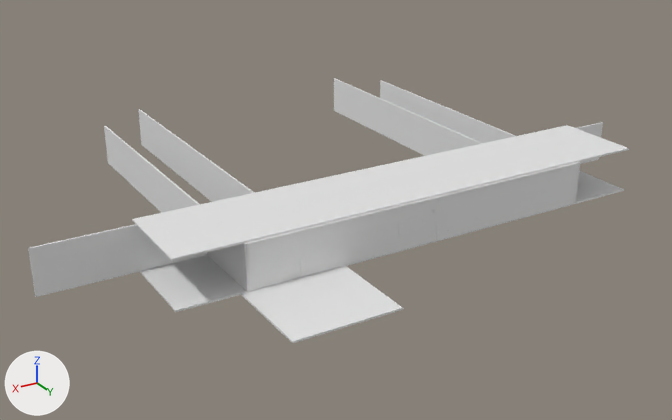
An edit to the FBX model GameJamProject/Assets/Models/office_outside.fbx, drawn before and after from the same camera.
Rendered twice from a 50 mm camera at (53.2, 64.8, 40.9) aimed at (2.3, -20.0, -1.5). The axes (+X, +Y, +Z) are drawn at lower left. The lights are the same throughout. Where no turn or scale is listed for an object, it has been applied to the vertices. Vertices at the same position are counted once.
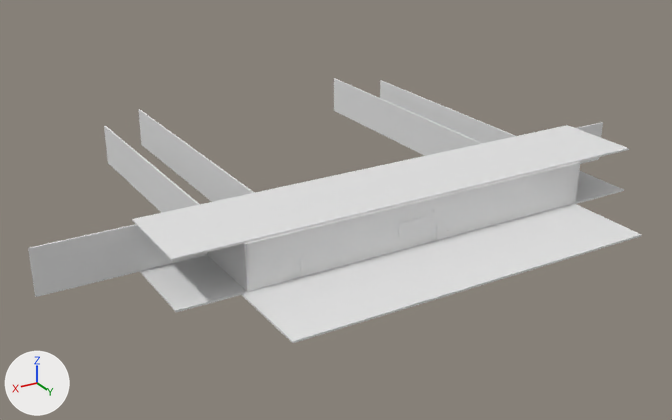
Pixel boxes [x1, y1, x2, y2] of what changed, in the pictures (672 x 420 px):
'Cube.032', reshaped (146% wider, 79% taller): before [241, 266, 403, 343]; after [242, 204, 642, 343]

The change in detail:
me_cube_055 has 8 vertices, 6 faces and spans x -5.6..5.6, y -5.0..5.0, z -0.1..0.1.
me_cube_055 is used by ob_cube_032; location (16.0, 0.0, -0.1).
Part 1, on me_cube_055:
Vertex 0 of me_cube_055 moves from (-5.6, -5.0, -0.1) to (-36.0, -4.86, -0.1) at pixel (574, 204).
Vertex 1 of me_cube_055 moves from (-5.6, -5.0, 0.1) to (-36.0, -4.86, 0.1) at pixel (574, 203).
Vertex 2 of me_cube_055 moves from (-5.6, 5.0, -0.1) at pixel (402, 309) to (-36.0, 5.0, -0.1) at pixel (641, 236).
Vertex 3 of me_cube_055 moves from (-5.6, 5.0, 0.1) at pixel (402, 307) to (-36.0, 5.0, 0.1) at pixel (641, 234).
Vertex 4 of me_cube_055 moves from (5.6, -5.0, -0.1) at pixel (240, 294) to (5.6, -4.86, -0.1) at pixel (241, 295).
Vertex 5 of me_cube_055 moves from (5.6, -5.0, 0.1) at pixel (240, 292) to (5.6, -4.86, 0.1) at pixel (241, 293).
